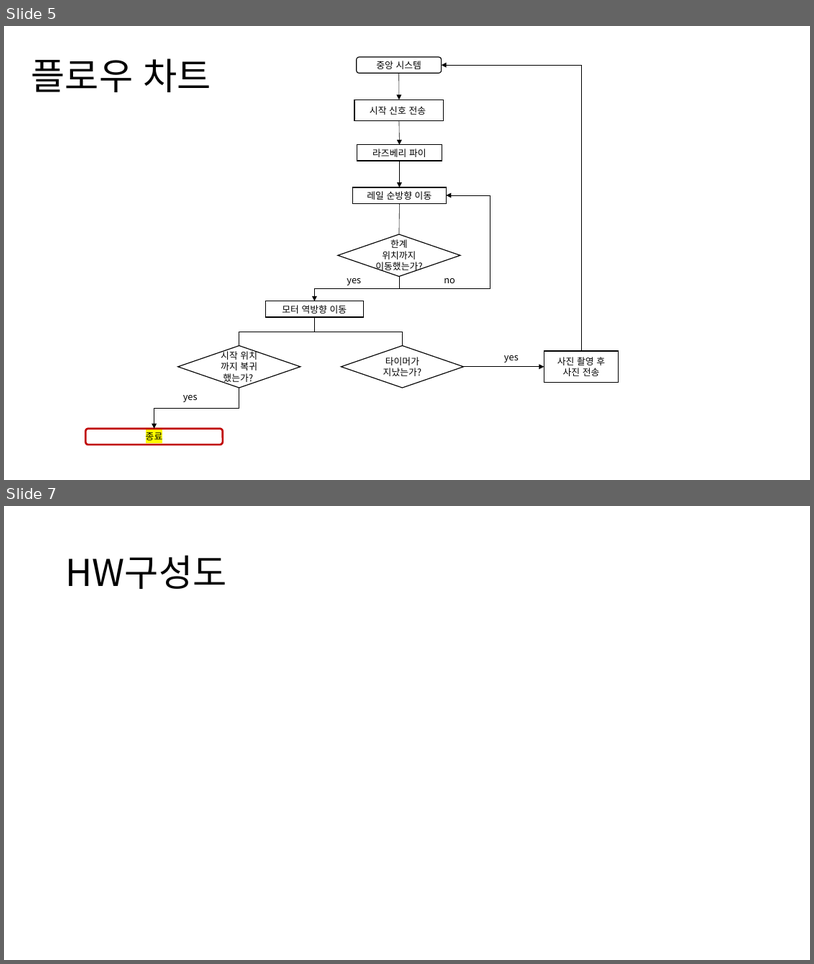
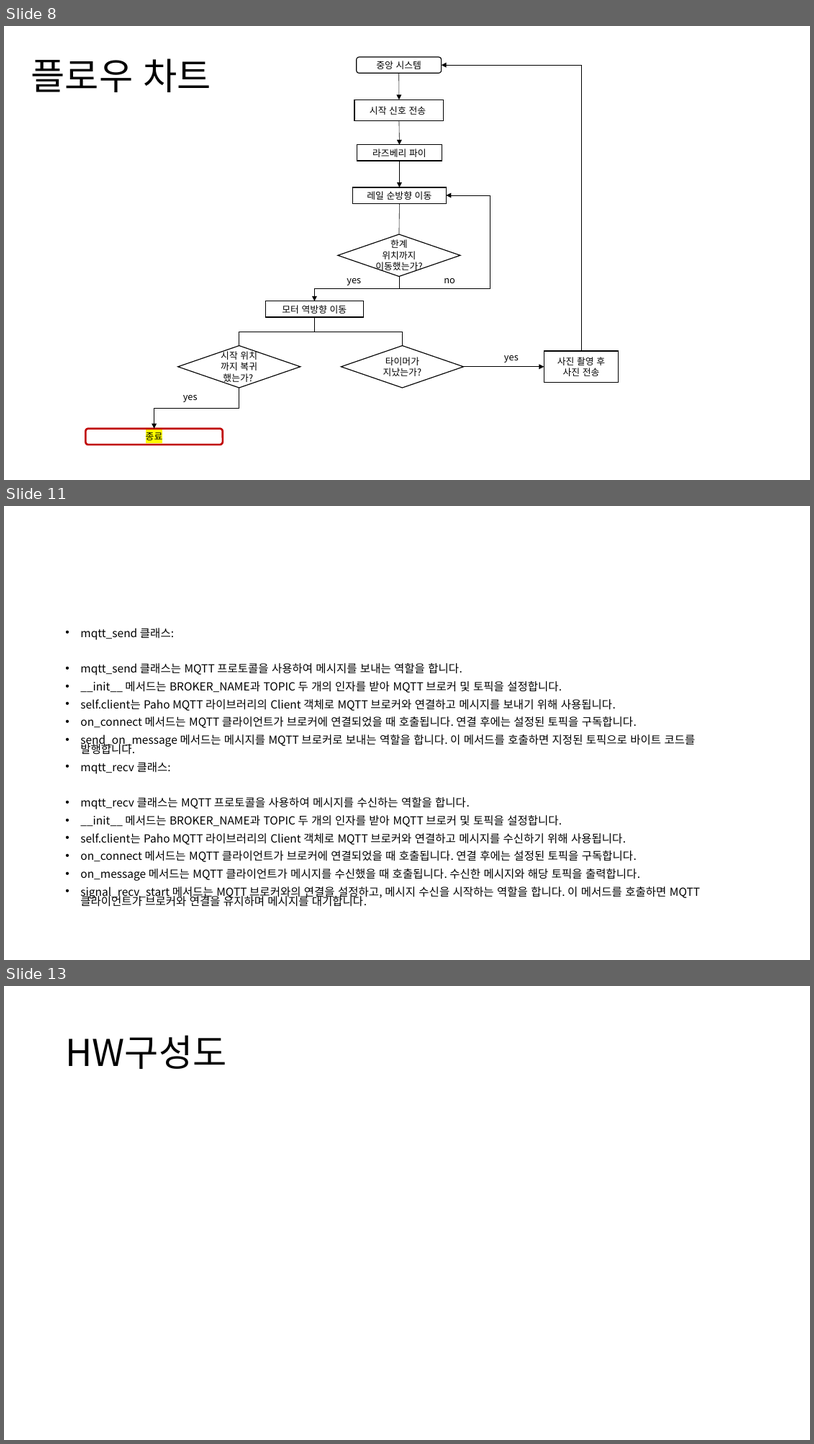
Before and after one commit to kang-beep/SmartForm_CameraModule, a slide deck: 스마트팜 카메라 모듈 구성도.pptx. Shown one above the other, each under a label of ours: slides 5 and 7 before the commit, slides 8, 11 and 13 after it; the slides between them are not shown. The pictures are 814x964 and 814x1444 pixels, drawn with LibreOffice and Linux fonts; fonts in the diff are those of the drawing. Boxes give left, top, right and bottom in pixels: in the first picture for what was removed or moved away, otherwise in the second. Text is boxed around its words. In the diff, an @@ line names an element or a change of style, - is before the commit and + after.

```diff
--- a/스마트팜 카메라 모듈 구성도.pptx
+++ b/스마트팜 카메라 모듈 구성도.pptx
@@ slide 11 added at [4,506,810,960], background #FFFFFF @@
@@ text added at [80,628,700,906], 13.3 pt, text #000000 @@
+• mqtt_send 클래스:
+• mqtt_send 클래스는 MQTT 프로토콜을 사용하여 메시지를 보내는 역할을 합니다.
+• __init__ 메서드는 BROKER_NAME과 TOPIC 두 개의 인자를 받아 MQTT 브로커 및 토픽을 설정합니다.
+• self.client는 Paho MQTT 라이브러리의 Client 객체로 MQTT 브로커와 연결하고 메시지를 보내기 위해 사용됩니다.
+• on_connect 메서드는 MQTT 클라이언트가 브로커에 연결되었을 때 호출됩니다. 연결 후에는 설정된 토픽을 구독합니다.
+• send_on_message 메서드는 메시지를 MQTT 브로커로 보내는 역할을 합니다. 이 메서드를 호출하면 지정된 토픽으로 바이트 코드를 발행합니다.
+• mqtt_recv 클래스:
+• mqtt_recv 클래스는 MQTT 프로토콜을 사용하여 메시지를 수신하는 역할을 합니다.
+• __init__ 메서드는 BROKER_NAME과 TOPIC 두 개의 인자를 받아 MQTT 브로커 및 토픽을 설정합니다.
+• self.client는 Paho MQTT 라이브러리의 Client 객체로 MQTT 브로커와 연결하고 메시지를 수신하기 위해 사용됩니다.
+• on_connect 메서드는 MQTT 클라이언트가 브로커에 연결되었을 때 호출됩니다. 연결 후에는 설정된 토픽을 구독합니다.
+• on_message 메서드는 MQTT 클라이언트가 메시지를 수신했을 때 호출됩니다. 수신한 메시지와 해당 토픽을 출력합니다.
+• signal_recv_start 메서드는 MQTT 브로커와의 연결을 설정하고, 메시지 수신을 시작하는 역할을 합니다. 이 메서드를 호출하면 MQTT 클라이언트가 브로커와 연결을 유지하며 메시지를 대기합니다.
@@ what was slide 5 is now slide 8 @@
@@ what was slide 7 is now slide 13 @@
```
Also in this commit, not shown: 5 slides changed, 8 other slides added, 2 slides removed.
